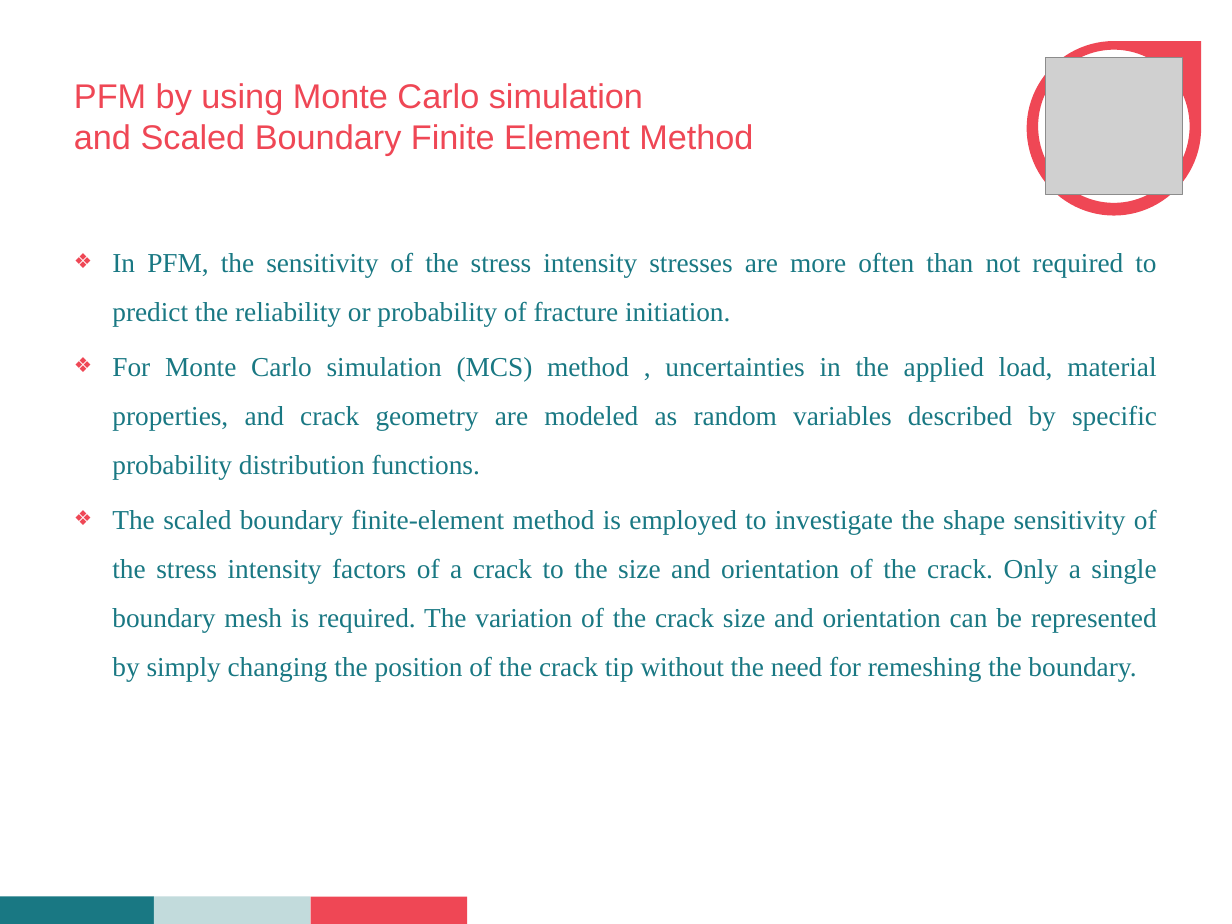
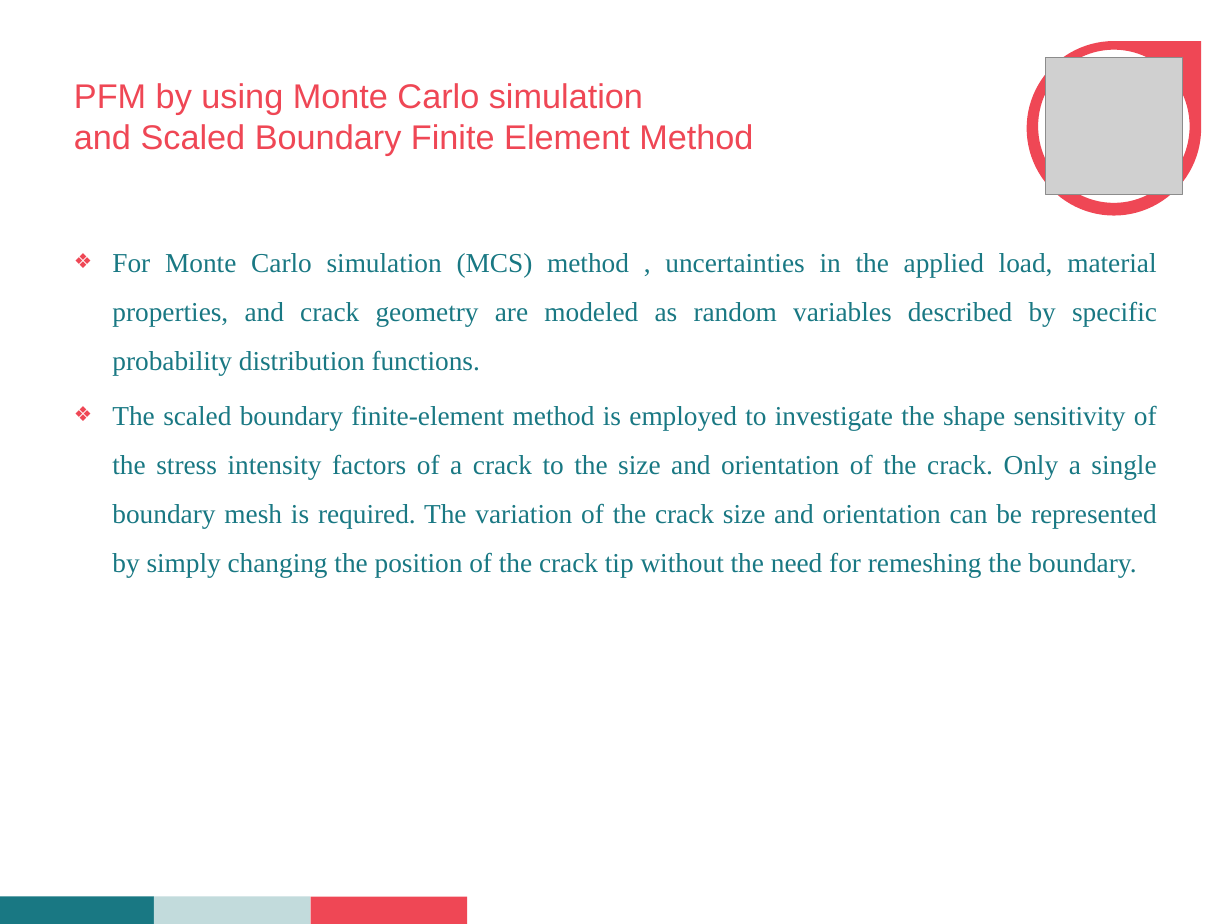
Before and after one commit to Abhinandan1996/seminar, a slide deck: slide 17 of seminar.pptx (slide 18 before the commit). Drawn at 1232x924 pixels with LibreOffice and Linux fonts; fonts in the diff are those of the drawing; grey boxes stand for pictures; background and template pictures are left out. Boxes give left, top, right and bottom in pixels: in the first picture for what was removed or moved away, otherwise in the second. Text is boxed around its words. In the diff, an @@ line names an element or a change of style, - is before the commit and + after.

```diff
--- a/seminar.pptx
+++ b/seminar.pptx
@@ text at bbox=[112, 252, 1156, 326]: paragraph removed @@
-❖ In PFM, the sensitivity of the stress intensity stresses are more often than not required to predict the reliability or probability of fracture initiation.
```
Also in this commit, not shown: 2 other slides changed, 3 slides removed, 12 other files.
